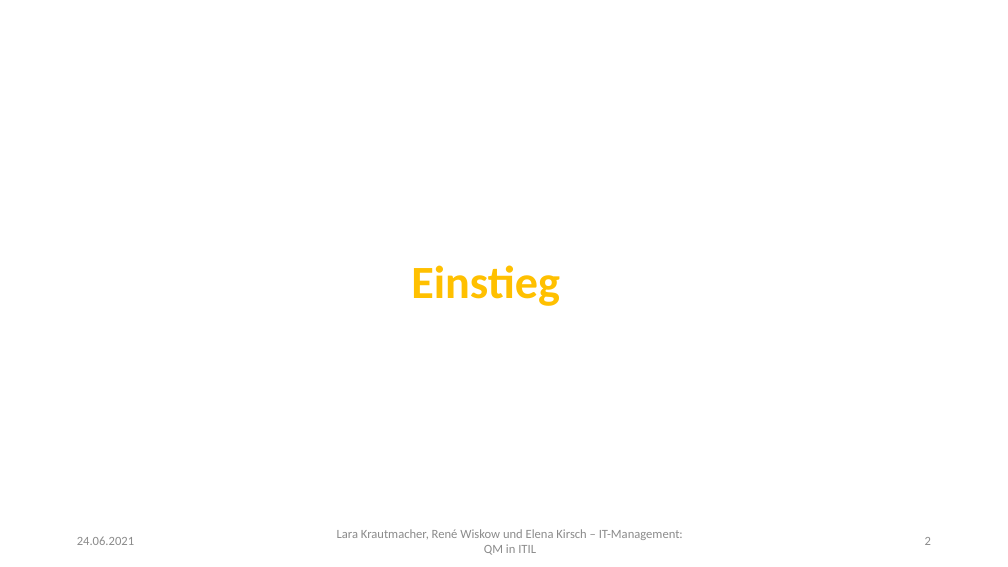
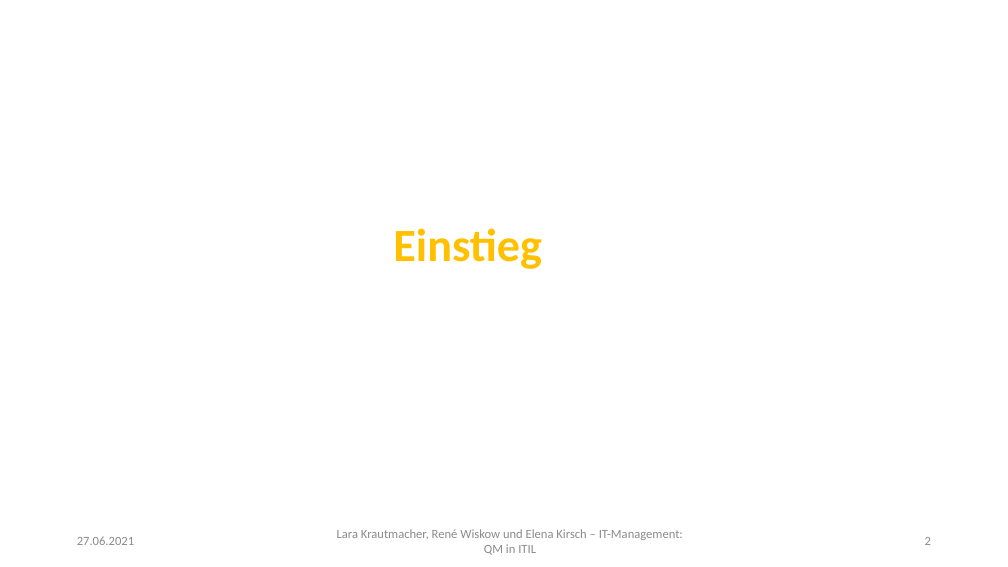
Before and after one commit to LaraKrauti/Qualitaetssicherung, a slide deck: slide 2 of LaraKrautmacher_RenéWiskow_ElenaKirsch_ITManagement.pptx. Drawn at 1008x567 pixels with LibreOffice and Linux fonts; fonts in the diff are those of the drawing; background and template pictures are left out. Boxes give left, top, right and bottom in pixels: in the first picture for what was removed or moved away, otherwise in the second. Text is boxed around its words. In the diff, an @@ line names an element or a change of style, - is before the commit and + after.

```diff
--- a/LaraKrautmacher_RenéWiskow_ElenaKirsch_ITManagement.pptx
+++ b/LaraKrautmacher_RenéWiskow_ElenaKirsch_ITManagement.pptx
@@ title "Einstieg": place and size @@
-title "Einstieg" at box(411, 265, 560, 306)
+title "Einstieg" at box(393, 228, 542, 269)
@@ text at box(77, 536, 134, 545): text changed @@
-24.06.2021
+27.06.2021
```
Also in this commit, not shown: 2 other slides changed, 6 slides added.
